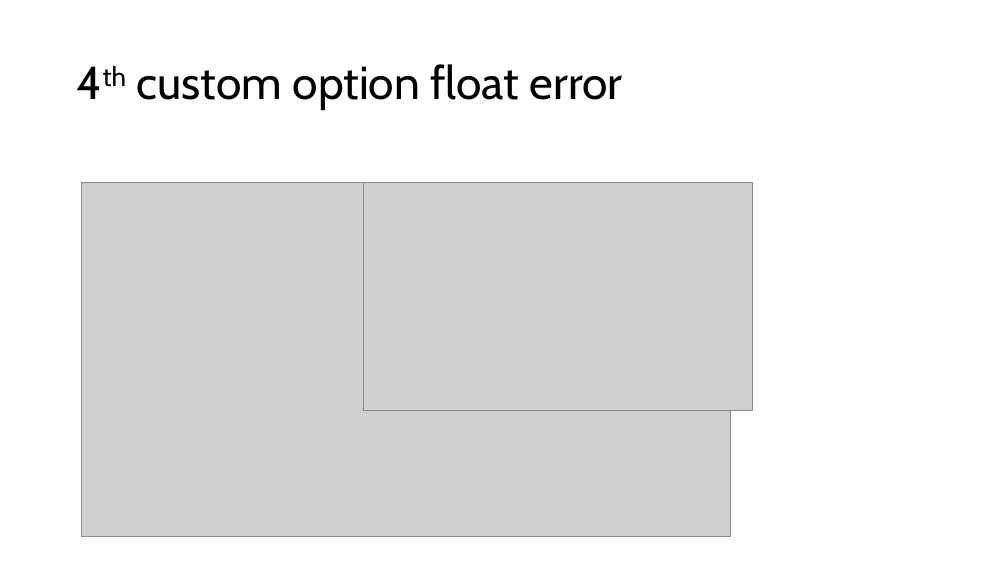
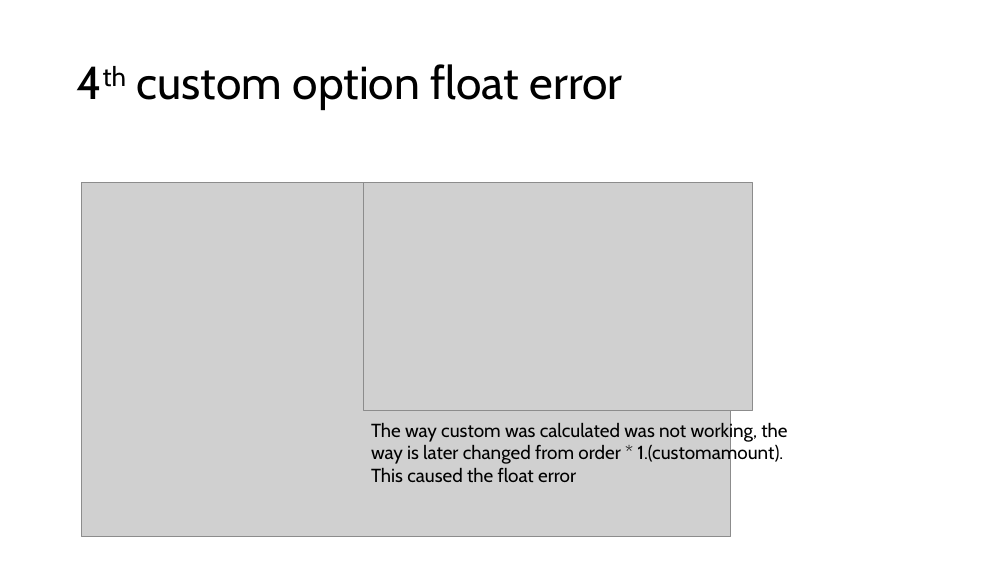
Before and after one commit to PengoPango/403IT_Programming_repos, a slide deck: slide 5 of 403_Programming/assignments/tipcalculatorprogress_screenshots.pptx. Drawn at 1008x567 pixels with LibreOffice and Linux fonts; fonts in the diff are those of the drawing; grey boxes stand for pictures. Boxes give left, top, right and bottom in pixels: in the first picture for what was removed or moved away, otherwise in the second. Text is boxed around its words. In the diff, an @@ line names an element or a change of style, - is before the commit and + after.

```diff
--- a/403_Programming/assignments/tipcalculatorprogress_screenshots.pptx
+++ b/403_Programming/assignments/tipcalculatorprogress_screenshots.pptx
@@ text added at box(371, 421, 787, 482), 18 pt, text #000000 @@
+The way custom was calculated was not working, the way is later changed from order * 1.(customamount).
+This caused the float error
```
Also in this commit, not shown: 4 other slides changed, 1 slide added, 1 slide removed, 4 other files.
